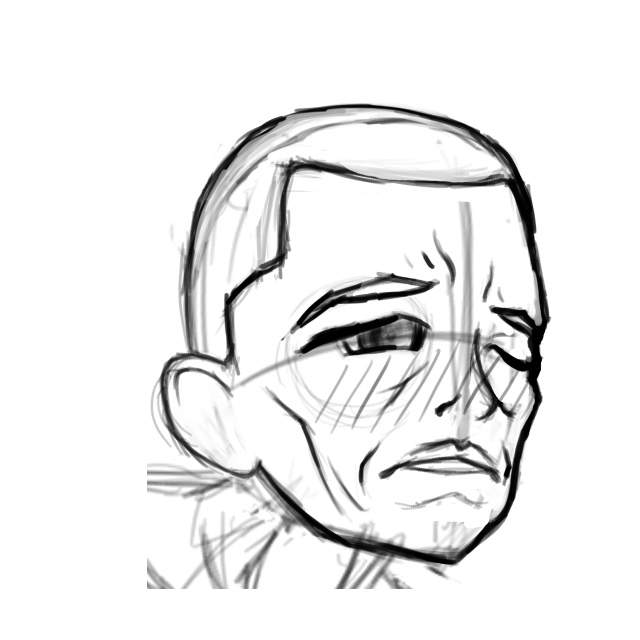
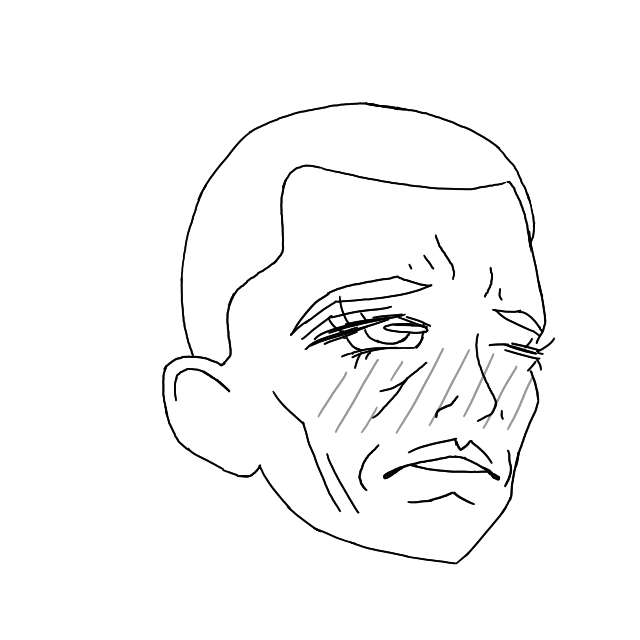
Layered file, before and after one edit (640px x 640px). Changes by layer:
added layer "blush" (40%) above "lines" over [256, 320, 556, 448]
added layer "lines" above "Layer 4(pasted)" over [147, 102, 556, 576]
hid "Layer 4(pasted)", opacity 100% → 8% over [147, 102, 556, 589]
added layer "fill" above "Layer 1" over [147, 102, 556, 589]
